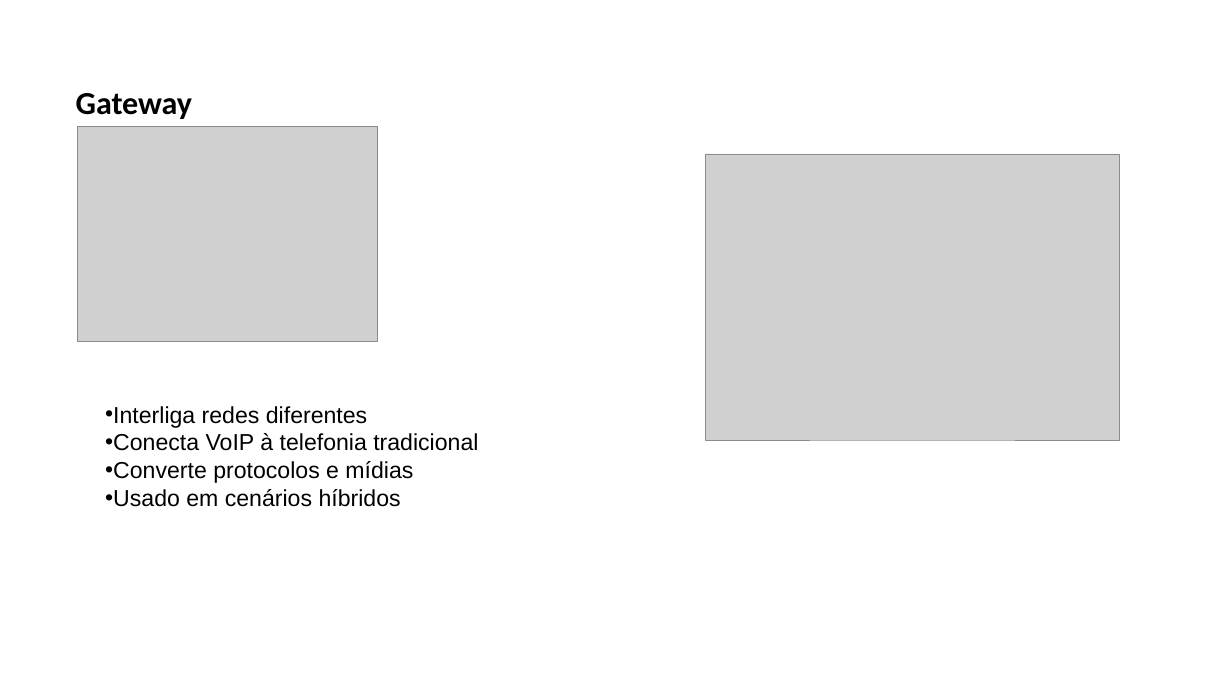
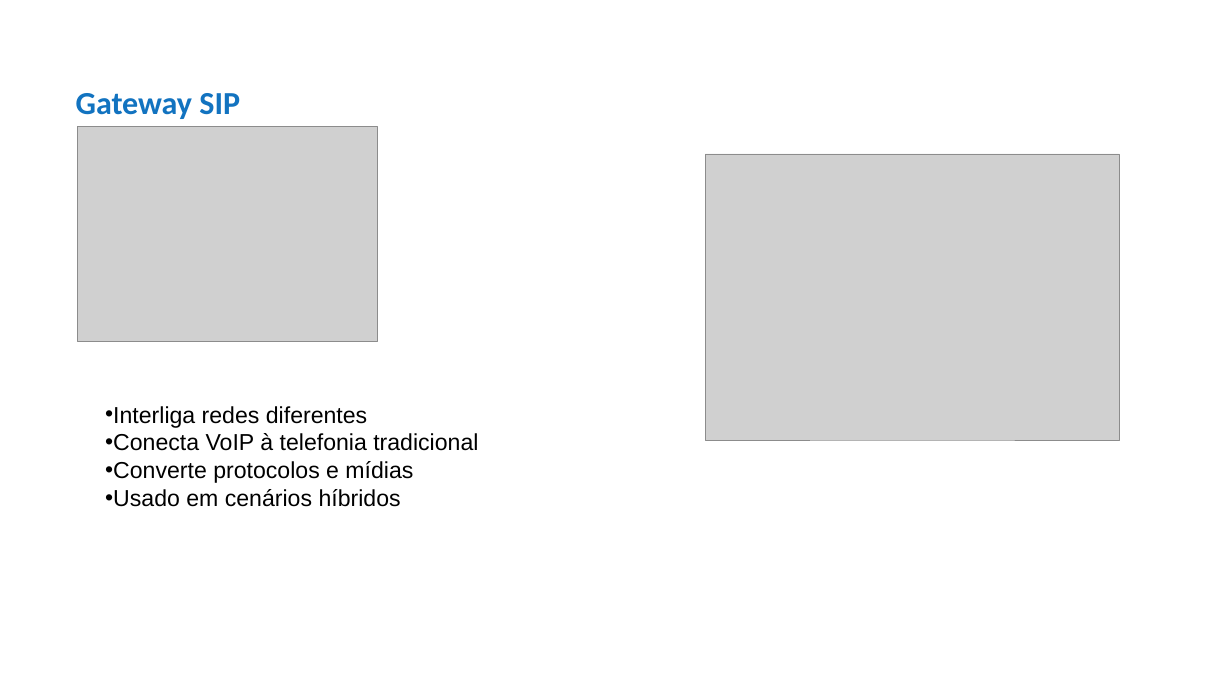
Before and after one commit to maiconrogerrosario/siprec_server, a slide deck: slide 13 of Arquitetura de Telefonia.pptx (slide 11 before the commit). Drawn at 1232x693 pixels with LibreOffice and Linux fonts; fonts in the diff are those of the drawing; grey boxes stand for pictures. Boxes give left, top, right and bottom in pixels: in the first picture for what was removed or moved away, otherwise in the second. Text is boxed around its words. In the diff, an @@ line names an element or a change of style, - is before the commit and + after.

```diff
--- a/Arquitetura de Telefonia.pptx
+++ b/Arquitetura de Telefonia.pptx
@@ text at <box>76,93,240,119</box>: text changed; text colour #000000 to #1273C0 @@
-Gateway
+Gateway SIP
```
Also in this commit, not shown: 14 other slides changed, 6 slides added, 3 slides removed.
